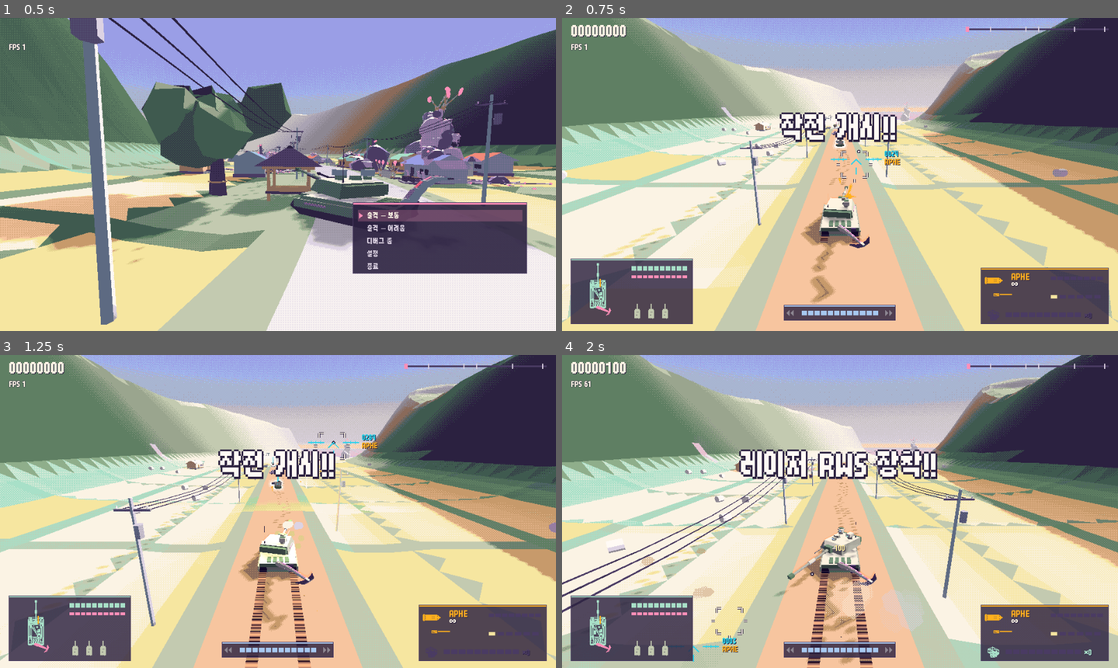
Above: before the commit, frames 1-4 (two rows, left to right).
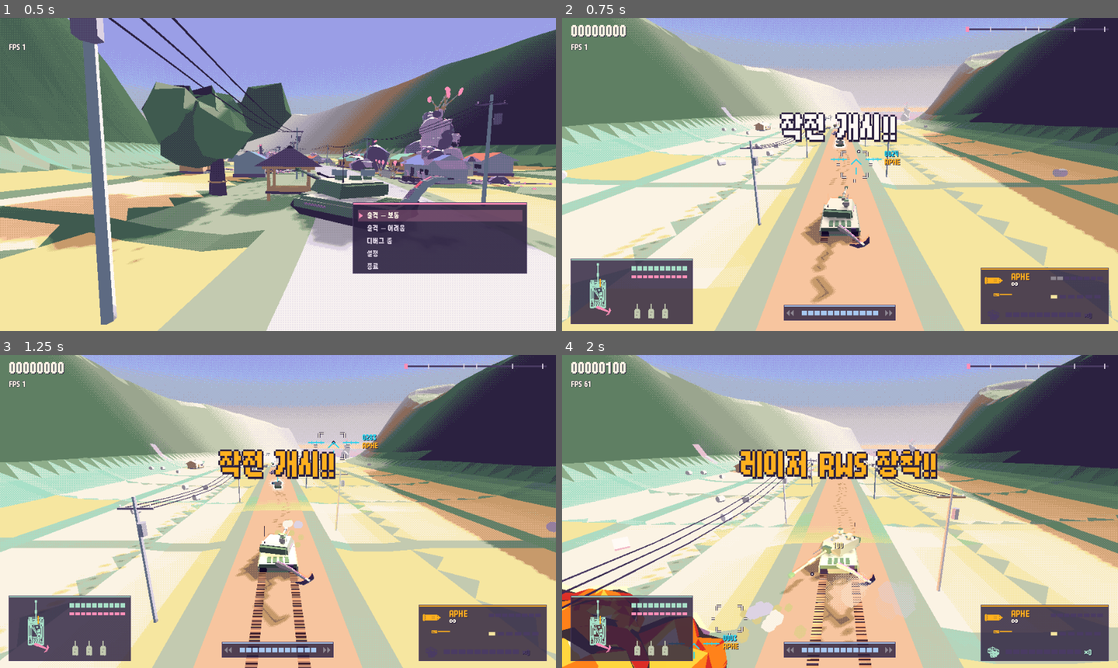
Above: after the commit, the same moments.

Repository: scarf005/orca-class
Game: Godot game, scene res://scenes/main.tscn
The game is run twice, just before and just after one commit, with the same random seed, the same clock (stepped at 60 frames per second) and the same inputs.
Inputs (mouse positions are in pixels of both pictures, inside the frame that each line leads up to):
- Up to frame 1 (0.5 s): no input
- Up to frame 2 (0.75 s): tap Enter (ui_accept) at 0.5 s; drag from (840, 174) to (895, 105) at 0.52 s
- Up to frame 3 (1.25 s): no input
- Up to frame 4 (2 s): drag from (728, 527) to (812, 574) at 1.27 s

Frame 1 is identical in both runs. In frame 2, less than 0.1% of the frame differs, in the area x 49-91%, y 49-84%; in frame 3, 5.3%; in frame 4, 19%, in the area x 0-100%, y 0-100%.

Commit message:
feat: fire special rounds at their charge step, auto-burst the coax and charge the gun on press
- airburst and dragon's breath go at the first lock box, the canister at the second, its cone tightening with the step
- the coax fires 6-round bursts on its own at a soft-locked enemy, and on Shift at will (Coax burst gap slider)
- a press of fire locks and charges the main gun at once (Charge delay slider, default 0)

Assisted-by: claude-code:claude-opus-5-5
Co-authored-by: Claude Opus 5.5 <noreply@anthropic.com>

Diff:
--- a/i18n/strings.csv
+++ b/i18n/strings.csv
@@ -38,6 +38,7 @@
 ACTION_MOVE_RIGHT,오른쪽,RIGHT
 ACTION_FIRE,발사,FIRE
 ACTION_DASH,대시,DASH
+ACTION_COAX,기총,COAX
 ACTION_PAUSE,일시정지,PAUSE
 MOUSE_1,마우스 왼쪽,LMB
 MOUSE_2,마우스 오른쪽,RMB
--- a/scripts/core/game.gd
+++ b/scripts/core/game.gd
@@ -22,12 +22,13 @@
 		"aim_right": [_axis(JOY_AXIS_RIGHT_X, 1.0)],
 		"fire": [_mouse(MOUSE_BUTTON_LEFT), _axis(JOY_AXIS_TRIGGER_RIGHT, 1.0)],
 		"dash": [_key(KEY_SPACE), _mouse(MOUSE_BUTTON_RIGHT)],
+		"coax": [_key(KEY_SHIFT), _button(JOY_BUTTON_X)],
 		"roll_left": [_button(JOY_BUTTON_LEFT_SHOULDER)],
 		"roll_right": [_button(JOY_BUTTON_RIGHT_SHOULDER)],
 		"pause": [_key(KEY_ESCAPE), _button(JOY_BUTTON_START)],
 	}
 
-const REBINDABLE: Array[StringName] = [&"move_forward", &"move_back", &"move_left", &"move_right", &"fire", &"dash", &"pause"]
+const REBINDABLE: Array[StringName] = [&"move_forward", &"move_back", &"move_left", &"move_right", &"fire", &"coax", &"dash", &"pause"]
 
 ## Tools and tests run silent (pass `--sound` to hear them).
 var silent := false
--- a/scripts/player/armament.gd
+++ b/scripts/player/armament.gd
@@ -39,8 +39,9 @@
 static func quick_speed(power: float) -> float:
 	return QUICK_SPEED_1 if power < 0.5 else QUICK_SPEED_2
 
-static var COAX_BURST_ROUNDS := 4 ## Rounds a press fires from the coax (from each gun of the tier), however long the button is held.
-static var TAP_TIME := 0.3 ## A hold this long locks the target and starts the charge; a shorter click is only a coax burst.
+static var COAX_BURST_GAP := 0.35 ## Seconds between the coax's bursts while it keeps firing (tuned live in the duel mode).
+static var COAX_BURST_ROUNDS := 6 ## Rounds a press fires from the coax (from each gun of the tier), however long the button is held.
+static var TAP_TIME := 0.0 ## Seconds a press waits before it locks and starts charging (0: at once).
 static var FULL_TIME := 1.0 ## Seconds of hold for a full charge.
 static var AUTO_FIRE_TIME := 1.5 ## Seconds of hold at which the gun fires by itself; the button must be pressed again.
 static var CANNON_RECOVER := 0.8 ## After a shot the gun cannot fire or charge for this long.
@@ -57,7 +58,7 @@
 const HEAT_RADIUS := Vector2(9.0, 12.0)
 const APFSDS_RANGE := Vector2(1.0, 1.4)
 const APFSDS_DAMAGE := Vector2(1.0, 1.5)
-const CANISTER_SPREAD := 0.13 ## Radians: a wide cone, the close-swarm round, the same however the gun is charged.
+const CANISTER_SPREAD := Vector2(0.16, 0.07) ## Radians of cone at the first and second charge step.
 const CANISTER_RANGE := 70.0
 const AIRBURST_FRAGMENTS := Vector2(70.0, 110.0)
 const AIRBURST_ARM := 30.0 ## The proximity fuse arms this far from the muzzle.
--- a/scripts/player/tank.gd
+++ b/scripts/player/tank.gd
@@ -41,8 +41,10 @@
 const TAIL_SMALL_ARMS := 2.0 ## Small-arms damage on the tail, which no armor guards.
 static var DRIFT_ANGLE := deg_to_rad(60.0) ## How far a sideways dash swings the nose against its slide (tuned live in the duel mode).
 const DRIFT_TURN := Vector2(14.0, 5.0) ## Per second the drift swings in, and back out.
-const AREA_ROUNDS := [Armament.Round.CANISTER, Armament.Round.AIRBURST] ## Rounds with no lock and no full charge.
-const AREA_CHARGE := 0.99 ## How far those charge: just short of full, so they never turn hitscan. ## A held soft lock lasts out to this many radii from the reticle.
+const AREA_ROUNDS := [Armament.Round.CANISTER, Armament.Round.AIRBURST, Armament.Round.DRAGON] ## Rounds with no lock.
+## The charge step at which a special round fires on its own (0 the first box, 0.5 the second); the
+## shells not listed charge on to full.
+const ROUND_STEP := {Armament.Round.AIRBURST: 0.0, Armament.Round.DRAGON: 0.0, Armament.Round.CANISTER: 0.5}
 const LOCK_SWITCH := 0.6 ## Another enemy takes a held lock only when this much nearer the reticle.
 const SIGHT_RATE := 10.0 ## Per second the chevron's range eases toward the range it rests on.
 const PART_LOCK_RADIUS := 90.0 ## Screen pixels: on a target made of modules, the nearest one within this is locked.
@@ -96,7 +98,8 @@
 var _auto_fire := false ## The hold reached the auto-fire time: the gun fires this frame.
 var _spent := false ## The gun fired by itself: the button has to come up before a new hold counts.
 var _recover := 0.0 ## Seconds until a hold can charge again after a shot.
-var _burst := 0.0 ## Seconds of coax fire left from the last press.
+var _burst := 0.0 ## Seconds of coax fire left in the current burst.
+var _burst_gap := 0.0 ## Seconds until the coax may start its next burst.
 var _full_click := false
 var _coax_timers: Array[float] = []
 
@@ -750,10 +753,6 @@
 		return
 	var held := Input.is_action_pressed("fire")
 	_fire_released = _fire_held and not held
-	if held and not _fire_held:
-		# Every press gives a burst; holding does not keep the coax going. Half an interval short, so
-		# the last round lands inside it.
-		_burst = (Armament.COAX_BURST_ROUNDS - 0.5) * Armament.GUNS[Armament.tier_calibers(coax_tier)[0]].interval
 	if not held:
 		_spent = false
 	var waited := minf(_recover, delta)
@@ -763,11 +762,11 @@
 		_hold += delta - waited # Only the time after recovery counts.
 		if before < Armament.TAP_TIME and _hold >= Armament.TAP_TIME:
 			Sfx.play("charge", global_position)
-		_auto_fire = _hold >= auto_fire_hold()
+		_auto_fire = _hold >= auto_fire_hold() or (ROUND_STEP.has(current_round) and _hold >= Armament.TAP_TIME + ROUND_STEP[current_round] * charge_time())
 	elif not _fire_released: # The release frame keeps the charge it let go with.
 		_hold = 0.0
-	# Canister and airburst are area rounds: they never reach a full, aimed charge.
-	charge = clampf((_hold - Armament.TAP_TIME) / charge_time(), 0.0, AREA_CHARGE if current_round in AREA_ROUNDS else 1.0)
+	# Special rounds stop at their step and go: they never reach a full, aimed charge.
+	charge = clampf((_hold - Armament.TAP_TIME) / charge_time(), 0.0, ROUND_STEP.get(current_round, 1.0))
 	if charge >= 1.0 and not _full_click:
 		_full_click = true
 		Sfx.play("charge_full", global_position)
@@ -782,7 +781,7 @@
 		return Armament.LOCK_RADIUS
 	var cam := World.current.camera
 	var distance := model.muzzle.global_position.distance_to(aim_point)
-	var radius := distance * Armament.CANISTER_SPREAD
+	var radius := distance * canister_spread(charge)
 	var center := cam.unproject_position(aim_point)
 	var pixels := maxf(center.distance_to(cam.unproject_position(aim_point + cam.global_basis.x * radius)), center.distance_to(cam.unproject_position(aim_point + cam.global_basis.y * radius)))
 	return clampf(pixels, 8.0, 220.0)
@@ -831,6 +830,13 @@
 
 func _update_weapons(delta: float) -> void:
 	coax_part = _pick_part(coax_target)
+	# The coax fires bursts on its own at whatever the sight soft-locks, a short pause between them;
+	# the coax button fires them at will, target or not.
+	_burst_gap -= delta
+	if input_enabled and _burst <= 0.0 and _burst_gap <= 0.0 and (Input.is_action_pressed("coax") or is_instance_valid(coax_target)):
+		# Half an interval short, so the last round lands inside it.
+		_burst = (Armament.COAX_BURST_ROUNDS - 0.5) * Armament.GUNS[Armament.tier_calibers(coax_tier)[0]].interval
+		_burst_gap = _burst + Armament.COAX_BURST_GAP
 	if input_enabled and _burst > 0.0:
 		_burst -= delta
 		var calibers := Armament.tier_calibers(coax_tier)
@@ -975,7 +981,7 @@
 		World.current.stats.charged_shots += 1
 	match round:
 		Armament.Round.CANISTER:
-			_fire_canister(muzzle, shot_dir.call(200.0))
+			_fire_canister(muzzle, shot_dir.call(200.0), power)
 		Armament.Round.DRAGON:
 			DragonBreath.fire(self, shot_dir.call(DragonBreath.MEAN_SPEED), from, float(power >= 1.0))
 		_:
@@ -989,14 +995,19 @@
 
 
 ## A wall of tungsten balls, and a muzzle blast that flattens everything just ahead.
-func _fire_canister(muzzle: Vector3, aim_dir: Vector3) -> void:
+## The canister's cone tightens with the charge step: wide at the first box, choked at the second.
+static func canister_spread(power: float) -> float:
+	return lerpf(Armament.CANISTER_SPREAD.x, Armament.CANISTER_SPREAD.y, clampf(power / 0.5, 0.0, 1.0))
+
+
+func _fire_canister(muzzle: Vector3, aim_dir: Vector3, power := 0.0) -> void:
 	var world := World.current
 	world.blast(muzzle + aim_dir * 7.0, 6.0, 260.0, Team.PLAYER, _cannon_hit(), null, [Palette.WHITE, Palette.BUTTER, Palette.AMBER], aim_dir)
 	# Fifty hitscan balls land at once, each drawn as a yellow streak.
 	var side := aim_dir.cross(Vector3.UP if absf(aim_dir.y) < 0.99 else Vector3.RIGHT).normalized()
 	var up := side.cross(aim_dir)
 	for i in 50:
-		var spread := Vector2.from_angle(randf() * TAU) * sqrt(randf()) * Armament.CANISTER_SPREAD
+		var spread := Vector2.from_angle(randf() * TAU) * sqrt(randf()) * canister_spread(power)
 		var dir := (aim_dir + side * spread.x + up * spread.y).normalized()
 		var pellet := world.spawn_projectile(Team.PLAYER, muzzle, dir * 200.0, "pellet", Palette.BUTTER)
 		pellet.hit = Hit.make(Hit.Kind.BULLET, 90.0, muzzle)
--- a/scripts/ui/duel_panel.gd
+++ b/scripts/ui/duel_panel.gd
@@ -8,7 +8,8 @@
 ## [label, getter, setter, min, max, step]
 var _rows: Array = [
 	["Coax burst (rounds)", func() -> float: return Armament.COAX_BURST_ROUNDS, func(v: float) -> void: Armament.COAX_BURST_ROUNDS = int(v), 1.0, 20.0, 1.0],
-	["Tap / lock delay (s)", func() -> float: return Armament.TAP_TIME, func(v: float) -> void: Armament.TAP_TIME = v, 0.0, 0.6, 0.01],
+	["Coax burst gap (s)", func() -> float: return Armament.COAX_BURST_GAP, func(v: float) -> void: Armament.COAX_BURST_GAP = v, 0.0, 2.0, 0.05],
+	["Charge delay (s)", func() -> float: return Armament.TAP_TIME, func(v: float) -> void: Armament.TAP_TIME = v, 0.0, 0.6, 0.01],
 	["Full charge (s)", func() -> float: return Armament.FULL_TIME, func(v: float) -> void: Armament.FULL_TIME = v, 0.3, 3.0, 0.05],
 	["Auto fire (s)", func() -> float: return Armament.AUTO_FIRE_TIME, func(v: float) -> void: Armament.AUTO_FIRE_TIME = v, 0.5, 5.0, 0.05],
 	["Recover after shot (s)", func() -> float: return Armament.CANNON_RECOVER, func(v: float) -> void: Armament.CANNON_RECOVER = v, 0.0, 2.5, 0.05],
Not shown, changed: tools/strings.py
